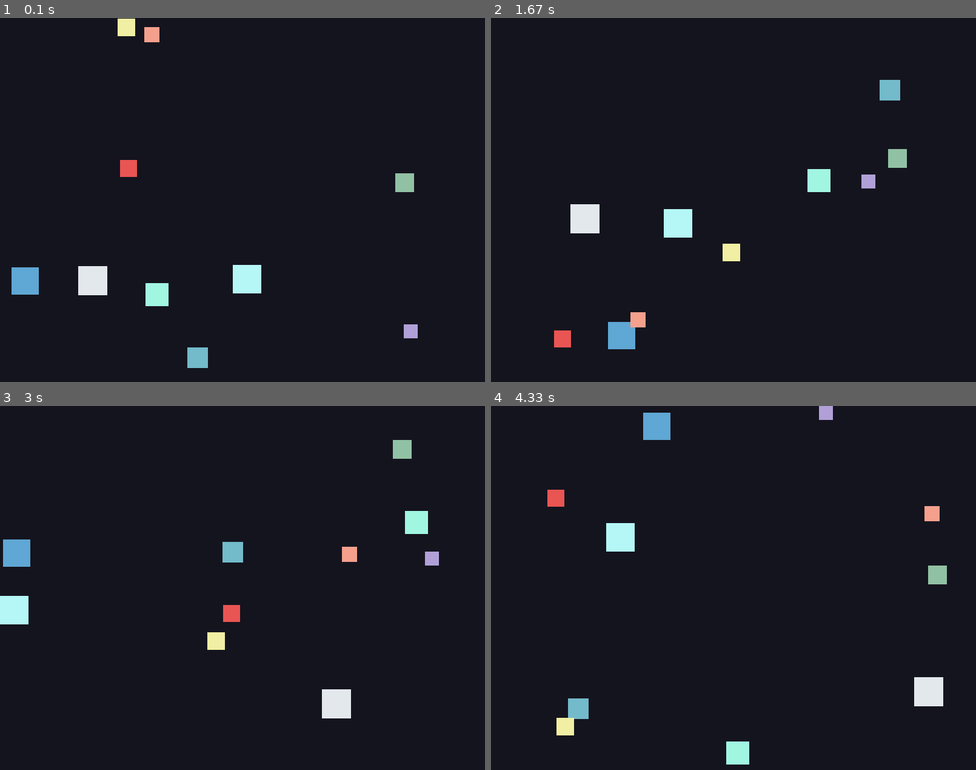
Above: before the commit, frames 1-4 (two rows, left to right).
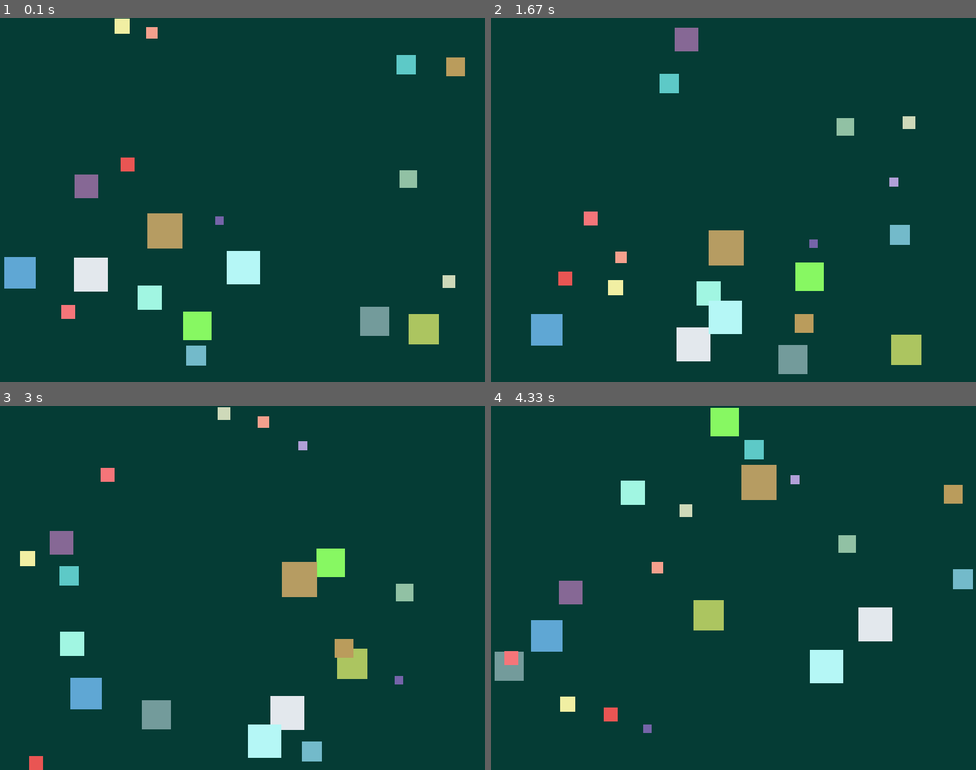
Above: after the commit, the same moments.

Repository: cindy-fotsing/lab8-pygame
Game: pygame game, started from main.py
Two runs of this game, one before a commit and one after it. Both use one fixed random seed, a clock stepped at 60 frames per second and the inputs below.
Inputs:
- Up to frame 1 (0.1 s): no input
- Up to frame 2 (1.67 s): no input
- Up to frame 3 (3 s): no input
- Up to frame 4 (4.33 s): no input

The runs differ from the first frame. In frame 1, 98% of the frame differs, in the area x 0-100%, y 0-100%; in frame 2, 100%; in frame 3, 100%; in frame 4, 100%.

Commit message:
feat: max speed as a function of size

Diff:
--- a/main.py
+++ b/main.py
@@ -6,18 +6,27 @@
 
 WINDOW_WIDTH = 800
 WINDOW_HEIGHT = 600
-BACKGROUND_COLOR = (20, 20, 30)
+BACKGROUND_COLOR = [random.randint(0, 255) for x in range(3)]
 FPS = 60
-SQUARE_COUNT = 10
+SQUARE_COUNT = 20
+
+SQUARE_MIN_SIZE = 10
+SQUARE_MAX_SIZE = 60
+GLOBAL_MAX_SPEED = 8
 
 
 class Square:
 	def __init__(self) -> None:
-		self.size = random.randint(20, 50)
+		self.size = random.randint(SQUARE_MIN_SIZE, SQUARE_MAX_SIZE)
 		self.x = random.randint(0, WINDOW_WIDTH - self.size)
 		self.y = random.randint(0, WINDOW_HEIGHT - self.size)
-		self.vx = random.choice([-1, 1]) * random.randint(2, 6)
-		self.vy = random.choice([-1, 1]) * random.randint(2, 6)
+
+		# Bigger squares are slower: max speed scales inversely with size
+		size_ratio = (self.size - SQUARE_MIN_SIZE) / (SQUARE_MAX_SIZE - SQUARE_MIN_SIZE)
+		self.max_speed = max(1, int(GLOBAL_MAX_SPEED * (1 - size_ratio * 0.75)))
+
+		self.vx = random.choice([-1, 1]) * random.randint(1, self.max_speed)
+		self.vy = random.choice([-1, 1]) * random.randint(1, self.max_speed)
 		self.color = (
 			random.randint(80, 255),
 			random.randint(80, 255),
@@ -26,8 +35,8 @@
 
 	def update(self) -> None:
 		if random.random() < 0.02:
-			self.vx = random.choice([-1, 1]) * random.randint(2, 6)
-			self.vy = random.choice([-1, 1]) * random.randint(2, 6)
+			self.vx = random.choice([-1, 1]) * random.randint(1, self.max_speed)
+			self.vy = random.choice([-1, 1]) * random.randint(1, self.max_speed)
 
 		self.x += self.vx
 		self.y += self.vy
